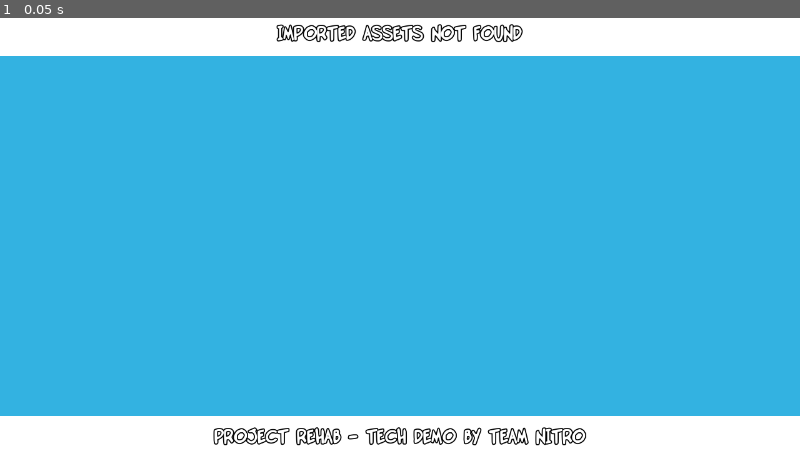
Above: before the commit, frame 1.
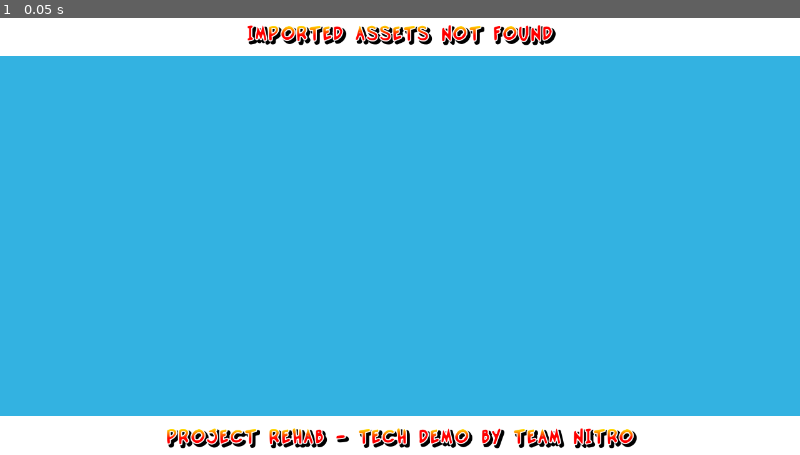
Above: after the commit, the same moment.

Repository: TheBetaM/Rehab
Game: Godot game, scene res://assets/scenes/RehabSceneRoot.tscn
The game is run twice, just before and just after one commit, with the same random seed, the same clock (stepped at 60 frames per second) and the same inputs. Before the commit the project starts from res://scenes/RehabSceneRoot.tscn.
Inputs:
- Up to frame 1 (0.05 s): no input

The runs differ from the first frame. In frame 1, 3.3% of the frame differs, in the area x 20-80%, y 1-99%.

Commit message:
Frontend stuff, keep orig assets in import folder

Diff:
--- /dev/null
+++ b/assets/frontend/ControlTheme_Rehab.tres
@@ -0,0 +1,31 @@
+[gd_resource type="Theme" load_steps=5 format=3 uid="uid://b06yjyl4s3uf6"]
+
+[ext_resource type="FontVariation" uid="uid://b0d28n0ldq4v0" path="res://assets/frontend/TwinsFont.tres" id="1_6fysd"]
+
+[sub_resource type="StyleBoxFlat" id="2"]
+bg_color = Color(1, 1, 1, 1)
+
+[sub_resource type="StyleBoxFlat" id="3"]
+
+[sub_resource type="StyleBoxFlat" id="4"]
+
+[resource]
+default_font = ExtResource("1_6fysd")
+default_font_size = 32
+Button/colors/font_focus_color = Color(0, 0.752941, 1, 1)
+Button/colors/font_hover_color = Color(0, 0.752941, 1, 1)
+Button/colors/font_outline_color = Color(0, 0, 0, 1)
+Button/colors/font_pressed_color = Color(0, 0.466667, 1, 1)
+Button/constants/outline_size = 16
+Button/font_sizes/font_size = 32
+Label/colors/font_color = Color(1, 0, 0, 1)
+Label/colors/font_outline_color = Color(0, 1, 0, 1)
+Label/colors/font_shadow_color = Color(0, 0, 1, 1)
+Label/constants/outline_size = 7
+Label/constants/shadow_offset_x = 4
+Label/constants/shadow_offset_y = 4
+Label/constants/shadow_outline_size = 10
+Label/font_sizes/font_size = 32
+VScrollBar/styles/grabber = SubResource("2")
+VScrollBar/styles/grabber_highlight = SubResource("3")
+VScrollBar/styles/grabber_pressed = SubResource("4")
--- /dev/null
+++ b/assets/frontend/FE_HUD.tscn
@@ -0,0 +1,152 @@
+[gd_scene load_steps=6 format=3 uid="uid://deku1jgir0rrr"]
+
+[ext_resource type="Script" path="res://code/Frontend/LoadingVisuals.gd" id="1_pulw8"]
+[ext_resource type="Material" uid="uid://dp20vfogmty8l" path="res://assets/frontend/FontGradientMat.tres" id="2_rt1ju"]
+[ext_resource type="Theme" uid="uid://b06yjyl4s3uf6" path="res://assets/frontend/ControlTheme_Rehab.tres" id="3_updjh"]
+
+[sub_resource type="Animation" id="Animation_tdvw6"]
+resource_name = "TextAnim"
+loop_mode = 1
+tracks/0/type = "value"
+tracks/0/imported = false
+tracks/0/enabled = true
+tracks/0/path = NodePath("Wumpa/CountWumpa:scale")
+tracks/0/interp = 1
+tracks/0/loop_wrap = true
+tracks/0/keys = {
+"times": PackedFloat32Array(0, 0.5, 1),
+"transitions": PackedFloat32Array(2, 0.5, 2),
+"update": 0,
+"values": [Vector2(1.1, 1.1), Vector2(0.9, 0.9), Vector2(1.1, 1.1)]
+}
+
+[sub_resource type="AnimationLibrary" id="AnimationLibrary_ghwwr"]
+_data = {
+"TextAnim": SubResource("Animation_tdvw6")
+}
+
+[node name="FE_HUD" type="Control"]
+layout_mode = 3
+anchors_preset = 15
+anchor_right = 1.0
+anchor_bottom = 1.0
+grow_horizontal = 2
+grow_vertical = 2
+script = ExtResource("1_pulw8")
+
+[node name="Wumpa" type="Control" parent="."]
+custom_minimum_size = Vector2(400, 110)
+layout_mode = 1
+anchors_preset = 0
+offset_bottom = 110.0
+
+[node name="CountWumpa" type="Label" parent="Wumpa"]
+material = ExtResource("2_rt1ju")
+custom_minimum_size = Vector2(0, 100)
+layout_mode = 1
+anchors_preset = 8
+anchor_left = 0.5
+anchor_top = 0.5
+anchor_right = 0.5
+anchor_bottom = 0.5
+offset_left = -79.0
+offset_top = -50.0
+offset_right = 79.0
+offset_bottom = 50.0
+grow_horizontal = 2
+grow_vertical = 2
+scale = Vector2(1.1, 1.1)
+pivot_offset = Vector2(79, 50)
+theme = ExtResource("3_updjh")
+theme_override_font_sizes/font_size = 48
+text = "00"
+vertical_alignment = 1
+
+[node name="Lives" type="Control" parent="."]
+custom_minimum_size = Vector2(400, 110)
+layout_mode = 1
+anchors_preset = 1
+anchor_left = 1.0
+anchor_right = 1.0
+offset_bottom = 110.0
+grow_horizontal = 0
+
+[node name="CountLives" type="Label" parent="Lives"]
+material = ExtResource("2_rt1ju")
+custom_minimum_size = Vector2(0, 100)
+layout_mode = 1
+anchors_preset = 8
+anchor_left = 0.5
+anchor_top = 0.5
+anchor_right = 0.5
+anchor_bottom = 0.5
+offset_left = -79.0
+offset_top = -50.0
+offset_right = 79.0
+offset_bottom = 50.0
+grow_horizontal = 2
+grow_vertical = 2
+scale = Vector2(1.1, 1.1)
+pivot_offset = Vector2(79, 50)
+theme = ExtResource("3_updjh")
+theme_override_font_sizes/font_size = 48
+text = "99"
+horizontal_alignment = 2
+vertical_alignment = 1
+
+[node name="LabelBottom" type="Label" parent="."]
+material = ExtResource("2_rt1ju")
+custom_minimum_size = Vector2(0, 100)
+layout_mode = 1
+anchors_preset = 12
+anchor_top = 1.0
+anchor_right = 1.0
+anchor_bottom = 1.0
+offset_top = -49.0
+grow_horizontal = 2
+grow_vertical = 0
+theme = ExtResource("3_updjh")
+theme_override_font_sizes/font_size = 48
+text = "this is a long label for bottom text
+"
+horizontal_alignment = 1
+vertical_alignment = 1
+
+[node name="LabelTimer" type="Label" parent="."]
+material = ExtResource("2_rt1ju")
+layout_mode = 1
+anchors_preset = -1
+anchor_left = 0.025
+anchor_top = 0.85
+anchor_right = 1.0
+anchor_bottom = 0.85
+offset_top = -49.0
+grow_horizontal = 2
+grow_vertical = 0
+theme = ExtResource("3_updjh")
+theme_override_font_sizes/font_size = 48
+text = "0:00
+"
+vertical_alignment = 1
+
+[node name="LabelCounter" type="Label" parent="."]
+material = ExtResource("2_rt1ju")
+layout_mode = 1
+anchors_preset = -1
+anchor_left = 0.025
+anchor_top = 0.95
+anchor_right = 1.0
+anchor_bottom = 0.95
+offset_top = -49.0
+grow_horizontal = 2
+grow_vertical = 0
+theme = ExtResource("3_updjh")
+theme_override_font_sizes/font_size = 48
+text = "0/20
+"
+vertical_alignment = 1
+
+[node name="AnimationPlayer" type="AnimationPlayer" parent="."]
+libraries = {
+"": SubResource("AnimationLibrary_ghwwr")
+}
--- a/frontend/FE_LevelSelect.tscn
+++ b/assets/frontend/FE_LevelSelect.tscn
@@ -1,7 +1,8 @@
-[gd_scene load_steps=3 format=3 uid="uid://dj63qinhimnyd"]
+[gd_scene load_steps=4 format=3 uid="uid://dj63qinhimnyd"]
 
-[ext_resource type="Theme" uid="uid://b06yjyl4s3uf6" path="res://frontend/ControlTheme_Rehab.tres" id="1"]
+[ext_resource type="Theme" uid="uid://b06yjyl4s3uf6" path="res://assets/frontend/ControlTheme_Rehab.tres" id="1"]
 [ext_resource type="Script" path="res://code/Frontend/LevelSelectList.gd" id="1_axws6"]
+[ext_resource type="Material" uid="uid://dp20vfogmty8l" path="res://assets/frontend/FontGradientMat.tres" id="2_kyw6x"]
 
 [node name="LevelSelect" type="Control"]
 layout_mode = 3
@@ -34,6 +35,7 @@
 metadata/_edit_layout_mode = 1
 
 [node name="TitleLabel" type="Label" parent="."]
+material = ExtResource("2_kyw6x")
 custom_minimum_size = Vector2(0, 75)
 layout_mode = 1
 anchors_preset = 10
@@ -48,6 +50,7 @@
 metadata/_edit_use_custom_anchors = true
 
 [node name="TitleLabel2" type="Label" parent="."]
+material = ExtResource("2_kyw6x")
 custom_minimum_size = Vector2(0, 75)
 layout_mode = 1
 anchors_preset = 12
--- a/frontend/FE_Loading.tscn
+++ b/assets/frontend/FE_Loading.tscn
@@ -1,7 +1,8 @@
-[gd_scene load_steps=5 format=3 uid="uid://dbctcygs8r8uu"]
+[gd_scene load_steps=6 format=3 uid="uid://dbctcygs8r8uu"]
 
 [ext_resource type="Script" path="res://code/Frontend/LoadingVisuals.gd" id="1_3aivc"]
-[ext_resource type="Theme" uid="uid://b06yjyl4s3uf6" path="res://frontend/ControlTheme_Rehab.tres" id="1_oyfxq"]
+[ext_resource type="Theme" uid="uid://b06yjyl4s3uf6" path="res://assets/frontend/ControlTheme_Rehab.tres" id="1_oyfxq"]
+[ext_resource type="Material" uid="uid://dp20vfogmty8l" path="res://assets/frontend/FontGradientMat.tres" id="2_7o1g7"]
 
 [sub_resource type="Animation" id="Animation_tdvw6"]
 resource_name = "TextAnim"
@@ -53,6 +54,7 @@
 grow_vertical = 0
 
 [node name="Label" type="Label" parent="Control"]
+material = ExtResource("2_7o1g7")
 custom_minimum_size = Vector2(0, 100)
 layout_mode = 1
 anchors_preset = 8
@@ -75,6 +77,7 @@
 vertical_alignment = 1
 
 [node name="LabelLevelName" type="Label" parent="."]
+material = ExtResource("2_7o1g7")
 layout_mode = 1
 anchors_preset = 15
 anchor_right = 1.0
--- /dev/null
+++ b/assets/frontend/FontGradientMat.tres
@@ -0,0 +1,13 @@
+[gd_resource type="ShaderMaterial" load_steps=4 format=3 uid="uid://dp20vfogmty8l"]
+
+[ext_resource type="Shader" path="res://shaders/FontGradient.gdshader" id="1_asj53"]
+
+[sub_resource type="Gradient" id="Gradient_6e6ww"]
+colors = PackedColorArray(1, 1, 0, 1, 1, 0, 0, 1)
+
+[sub_resource type="GradientTexture1D" id="GradientTexture1D_fmcm4"]
+gradient = SubResource("Gradient_6e6ww")
+
+[resource]
+shader = ExtResource("1_asj53")
+shader_parameter/gradient = SubResource("GradientTexture1D_fmcm4")
--- /dev/null
+++ b/assets/frontend/TwinsFont.tres
@@ -0,0 +1,7 @@
+[gd_resource type="FontVariation" load_steps=2 format=3 uid="uid://b0d28n0ldq4v0"]
+
+[ext_resource type="FontFile" uid="uid://cp8ao2aynd5e1" path="res://assets/frontend/TWINSFONT V2.ttf" id="1_fktq5"]
+
+[resource]
+base_font = ExtResource("1_fktq5")
+spacing_glyph = 4
--- a/scenes/RehabSceneRoot.tscn
+++ b/assets/scenes/RehabSceneRoot.tscn
@@ -1,8 +1,8 @@
 [gd_scene load_steps=5 format=3 uid="uid://by5ieljhkskx8"]
 
 [ext_resource type="Script" path="res://code/Game/RehabSceneRoot.gd" id="1_nokr2"]
-[ext_resource type="PackedScene" uid="uid://dj63qinhimnyd" path="res://frontend/FE_LevelSelect.tscn" id="2_hbkbo"]
-[ext_resource type="PackedScene" uid="uid://dbctcygs8r8uu" path="res://frontend/FE_Loading.tscn" id="3_w1df3"]
+[ext_resource type="PackedScene" uid="uid://dj63qinhimnyd" path="res://assets/frontend/FE_LevelSelect.tscn" id="2_hbkbo"]
+[ext_resource type="PackedScene" uid="uid://dbctcygs8r8uu" path="res://assets/frontend/FE_Loading.tscn" id="3_w1df3"]
 
 [sub_resource type="Environment" id="Environment_e4v8o"]
 
--- a/code/ALab/Agent.gd
+++ b/code/ALab/Agent.gd
@@ -14,6 +14,7 @@
 var SubModels : Array[Node3D]
 var AudioSource : AudioStreamPlayer3D
 var ParentScene : ChunkScene
+var ActiveModel : int = 0
 
 # Instance data
 @export var InstanceScript : ALabScript
@@ -82,15 +83,21 @@
 func DoAnimation(slot : int):
 	if (ModelActions[slot].keys()[0] == null):
 		pass
-	var ogi : int = ModelActions[slot].keys()[0]
-	var animName : String = ModelActions[slot].values()[0]
-	for i in SubModels:
-		i.visible = false
-		i.process_mode = Node.PROCESS_MODE_DISABLED
-	SubModels[ogi].visible = true
-	SubModels[ogi].process_mode = Node.PROCESS_MODE_INHERIT
-	var animPlayer : AnimationPlayer = SubModels[ogi].get_node("AnimationPlayer")
-	animPlayer.play(animName)
+	var ogi = ModelActions[slot].keys()[0]
+	var animName = ModelActions[slot].values()[0]
+	if (ogi != ActiveModel):
+		for i in SubModels:
+			i.visible = false
+			i.process_mode = Node.PROCESS_MODE_DISABLED
+		SubModels[ogi].get_child(0).global_position = SubModels[ActiveModel].get_child(0).global_position
+		SubModels[ogi].get_child(0).global_rotation_degrees = SubModels[ActiveModel].get_child(0).global_rotation_degrees
+		SubModels[ogi].get_child(0).global_scale = SubModels[ActiveModel].get_child(0).global_scale
+		SubModels[ogi].visible = true
+		SubModels[ogi].process_mode = Node.PROCESS_MODE_INHERIT
+		ActiveModel = ogi
+	if (animName != null):
+		var animPlayer : AnimationPlayer = SubModels[ogi].get_node("AnimationPlayer")
+		animPlayer.play(animName)
 
 func DoSound(slot : int):
 	if (Sounds[slot]):
--- a/code/Containers/ChunkLink.gd
+++ b/code/Containers/ChunkLink.gd
@@ -68,6 +68,7 @@
 			DisableLink() #todo remove this
 			agent.isReparenting = true
 			agent.reparent(LoadedChunk)
+			agent.ParentScene = LoadedChunk
 			agent.UpdateLayers(LoadedChunk.ChunkLayer)
 			if (AgentCharacter.activeCharacter == agent):
 				SwitchToChunk(LoadedChunk)
--- a/code/Game/RehabGame.gd
+++ b/code/Game/RehabGame.gd
@@ -14,4 +14,4 @@
 var CheckPointChunk
 var CheckPointPos
 var CheckPointRot
-static var AssetsPath : String = "res://assets/"
+static var AssetsPath : String = "res://import/"
--- a/frontend/ControlTheme_Rehab.tres
+++ /dev/null
@@ -1,79 +0,0 @@
-[gd_resource type="Theme" load_steps=6 format=3 uid="uid://b06yjyl4s3uf6"]
-
-[ext_resource type="FontFile" uid="uid://cp8ao2aynd5e1" path="res://frontend/TWINSFONT V2.ttf" id="1"]
-
-[sub_resource type="StyleBoxFlat" id="2"]
-bg_color = Color(1, 1, 1, 1)
-
-[sub_resource type="StyleBoxFlat" id="3"]
-
-[sub_resource type="StyleBoxFlat" id="4"]
-
-[sub_resource type="FontFile" id="1"]
-fallbacks = Array[Font]([ExtResource("1")])
-cache/0/16/0/ascent = 0.0
-cache/0/16/0/descent = 0.0
-cache/0/16/0/underline_position = 0.0
-cache/0/16/0/underline_thickness = 0.0
-cache/0/16/0/scale = 1.0
-cache/0/16/0/kerning_overrides/16/0 = Vector2(0, 0)
-cache/0/16/0/kerning_overrides/14/0 = Vector2(0, 0)
-cache/0/16/0/kerning_overrides/28/0 = Vector2(0, 0)
-cache/0/16/0/kerning_overrides/32/0 = Vector2(0, 0)
-cache/0/16/0/kerning_overrides/48/0 = Vector2(0, 0)
-cache/0/14/0/ascent = 0.0
-cache/0/14/0/descent = 0.0
-cache/0/14/0/underline_position = 0.0
-cache/0/14/0/underline_thickness = 0.0
-cache/0/14/0/scale = 1.0
-cache/0/14/0/kerning_overrides/16/0 = Vector2(0, 0)
-cache/0/14/0/kerning_overrides/14/0 = Vector2(0, 0)
-cache/0/14/0/kerning_overrides/28/0 = Vector2(0, 0)
-cache/0/14/0/kerning_overrides/32/0 = Vector2(0, 0)
-cache/0/14/0/kerning_overrides/48/0 = Vector2(0, 0)
-cache/0/28/0/ascent = 0.0
-cache/0/28/0/descent = 0.0
-cache/0/28/0/underline_position = 0.0
-cache/0/28/0/underline_thickness = 0.0
-cache/0/28/0/scale = 1.0
-cache/0/28/0/kerning_overrides/16/0 = Vector2(0, 0)
-cache/0/28/0/kerning_overrides/14/0 = Vector2(0, 0)
-cache/0/28/0/kerning_overrides/28/0 = Vector2(0, 0)
-cache/0/28/0/kerning_overrides/32/0 = Vector2(0, 0)
-cache/0/28/0/kerning_overrides/48/0 = Vector2(0, 0)
-cache/0/32/0/ascent = 0.0
-cache/0/32/0/descent = 0.0
-cache/0/32/0/underline_position = 0.0
-cache/0/32/0/underline_thickness = 0.0
-cache/0/32/0/scale = 1.0
-cache/0/32/0/kerning_overrides/16/0 = Vector2(0, 0)
-cache/0/32/0/kerning_overrides/14/0 = Vector2(0, 0)
-cache/0/32/0/kerning_overrides/28/0 = Vector2(0, 0)
-cache/0/32/0/kerning_overrides/32/0 = Vector2(0, 0)
-cache/0/32/0/kerning_overrides/48/0 = Vector2(0, 0)
-cache/0/48/0/ascent = 0.0
-cache/0/48/0/descent = 0.0
-cache/0/48/0/underline_position = 0.0
-cache/0/48/0/underline_thickness = 0.0
-cache/0/48/0/scale = 1.0
-cache/0/48/0/kerning_overrides/16/0 = Vector2(0, 0)
-cache/0/48/0/kerning_overrides/14/0 = Vector2(0, 0)
-cache/0/48/0/kerning_overrides/28/0 = Vector2(0, 0)
-cache/0/48/0/kerning_overrides/32/0 = Vector2(0, 0)
-cache/0/48/0/kerning_overrides/48/0 = Vector2(0, 0)
-
-[resource]
-default_font = SubResource("1")
-Button/colors/font_focus_color = Color(0, 0.752941, 1, 1)
-Button/colors/font_hover_color = Color(0, 0.752941, 1, 1)
-Button/colors/font_outline_color = Color(0, 0, 0, 1)
-Button/colors/font_pressed_color = Color(0, 0.466667, 1, 1)
-Button/constants/outline_size = 16
-Button/font_sizes/font_size = 32
-Label/colors/font_color = Color(1, 1, 1, 1)
-Label/colors/font_outline_color = Color(0, 0, 0, 1)
-Label/constants/outline_size = 7
-Label/font_sizes/font_size = 32
-VScrollBar/styles/grabber = SubResource("2")
-VScrollBar/styles/grabber_highlight = SubResource("3")
-VScrollBar/styles/grabber_pressed = SubResource("4")
--- a/project.godot
+++ b/project.godot
@@ -11,7 +11,7 @@
 [application]
 
 config/name="Rehab"
-run/main_scene="res://scenes/RehabSceneRoot.tscn"
+run/main_scene="res://assets/scenes/RehabSceneRoot.tscn"
 config/features=PackedStringArray("4.1", "Forward Plus")
 boot_splash/bg_color=Color(0, 0, 0, 1)
 boot_splash/show_image=false
--- /dev/null
+++ b/shaders/FontGradient.gdshader
@@ -0,0 +1,11 @@
+shader_type canvas_item;
+//render_mode blend_mix;
+uniform sampler2D gradient;
+
+void fragment()
+{
+	//COLOR.a = texture(TEXTURE, UV).a;
+	//COLOR.a = (1.0 - COLOR.r) * texture(TEXTURE, UV).a;
+	vec2 uv = vec2(UV.y * 15.0, 0.0);
+	COLOR.rgb = (COLOR.r * (texture(gradient, uv).rgb)) + (COLOR.g * 1.0) + (COLOR.b * 0.0);
+}
Renamed: frontend/TWINSFONT V2.ttf -> assets/frontend/TWINSFONT V2.ttf
Not shown, added: assets/frontend/TWINSFONT V2.ttf.import
Not shown, removed: frontend/TWINSFONT V2.ttf.import
